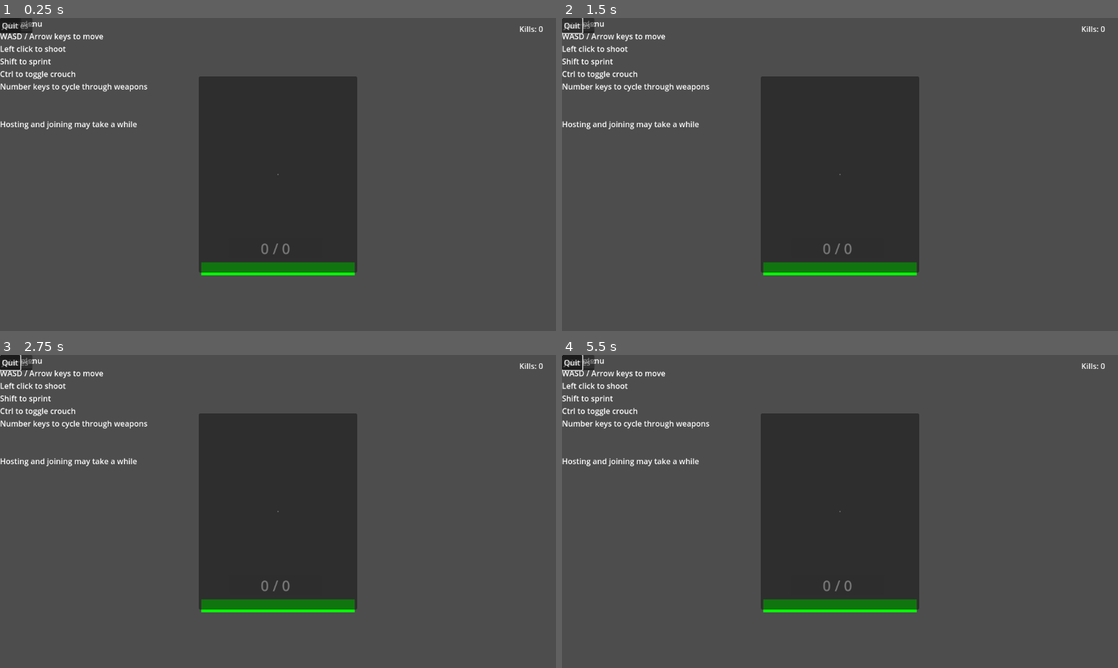
Above: before the commit, frames 1-4 (two rows, left to right).
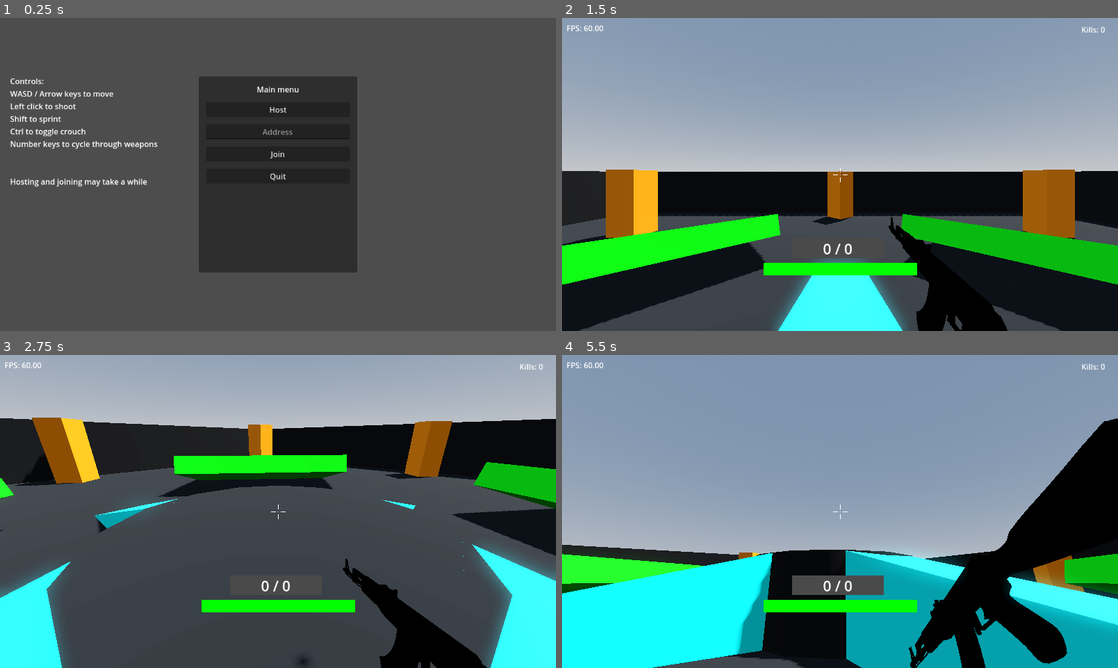
Above: after the commit, the same moments.

Repository: sergei-srednyak/Simple-Multiplayer-FPS-in-Godot
Game: Godot game, scene res://main/main.tscn
Two runs of this game, one before a commit and one after it. Both use one fixed random seed, a clock stepped at 60 frames per second and the inputs below.
Inputs (mouse positions are in pixels of both pictures, inside the frame that each line leads up to):
- Up to frame 1 (0.25 s): no input
- Up to frame 2 (1.5 s): tap Enter (ui_accept) at 0.5, 0.77 s; move the mouse to (962, 158) at 0.52 s; hold D (right) 0.53-1.25 s; hold Ctrl (crouch) 0.53-1.25 s; click "Host" at 1.25 s
- Up to frame 3 (2.75 s): move the mouse to (166, 527) at 2.02 s; hold S (back) from 2.03 s (still down); tap W (foward) at 2.1 s
- Up to frame 4 (5.5 s): move the mouse to (895, 442) at 2.77 s; release S (back) at 2.78 s; press the mouse at (895, 442) at 2.78 s; hold D (right) 2.78-4.28 s; move the mouse to (812, 574) at 3.52 s; release the mouse at (812, 574) at 3.53 s; tap Shift (sprint) at 3.6 s; move the mouse to (1006, 558) at 4.27 s; hold 1 (weapon1) 4.28-5.03 s; hold A (left) from 4.28 s (still down); move the mouse to (673, 464) at 5.02 s; tap 2 (weapon2) at 5.1 s

The runs differ from the first frame. In frame 1, 3.9% of the frame differs, in the area x 0-98%, y 0-83%; in frame 2, 92%; in frame 3, 63%; in frame 4, 99%, in the area x 0-100%, y 0-100%.
Error before the commit: Invalid access to property or key 'pressed' on a base object of type 'null instance'. (res://main/main.gd:18)
Error after the commit: Invalid assignment of property or key 'player_id' with value of type 'int' on a base object of type 'null instance'. (res://player/player.gd:74)

Commit message:
Update enviorment.tscn

Diff:
--- a/main/enviorment.tscn
+++ b/main/enviorment.tscn
@@ -1,17 +1,15 @@
-[gd_scene load_steps=10 format=3 uid="uid://cej4n3nkje606"]
-
-[ext_resource type="Texture2D" uid="uid://dlq78i3lh0541" path="res://assets/images/kenney_prototype-textures/PNG/Green/texture_01.png" id="3_7fudk"]
+[gd_scene load_steps=7 format=3 uid="uid://cej4n3nkje606"]
 
 [sub_resource type="StandardMaterial3D" id="StandardMaterial3D_2mf27"]
 albedo_color = Color(0.0784314, 0.0784314, 0.0784314, 1)
 uv1_triplanar = true
 uv1_world_triplanar = true
 
+[sub_resource type="StandardMaterial3D" id="StandardMaterial3D_ggykw"]
+albedo_color = Color(1, 0.568627, 0, 1)
+
 [sub_resource type="StandardMaterial3D" id="StandardMaterial3D_xhrxm"]
 albedo_color = Color(0.0784314, 0.0784314, 0.0784314, 1)
-
-[sub_resource type="StandardMaterial3D" id="StandardMaterial3D_ggykw"]
-albedo_color = Color(1, 0.568627, 0, 1)
 
 [sub_resource type="PrismMesh" id="PrismMesh_ovycv"]
 size = Vector3(15, 2, 2)
@@ -19,18 +17,8 @@
 [sub_resource type="StandardMaterial3D" id="StandardMaterial3D_0gk1k"]
 albedo_color = Color(0, 1, 1, 1)
 
-[sub_resource type="StandardMaterial3D" id="StandardMaterial3D_cfn0e"]
-albedo_texture = ExtResource("3_7fudk")
-
-[sub_resource type="StandardMaterial3D" id="StandardMaterial3D_iqeu7"]
-albedo_color = Color(0.298039, 1, 0, 1)
-uv1_triplanar = true
-uv1_world_triplanar = true
-
-[sub_resource type="StandardMaterial3D" id="StandardMaterial3D_ue137"]
-albedo_color = Color(0.298039, 1, 0, 1)
-uv1_triplanar = true
-uv1_world_triplanar = true
+[sub_resource type="StandardMaterial3D" id="StandardMaterial3D_hw8mv"]
+albedo_color = Color(0, 1, 0.0156863, 1)
 
 [node name="enviorment" type="Node3D"]
 
@@ -47,12 +35,6 @@
 operation = 2
 size = Vector3(50, 5, 50)
 material = SubResource("StandardMaterial3D_2mf27")
-
-[node name="CSGCylinder3D" type="CSGCylinder3D" parent="map"]
-transform = Transform3D(1, 0, 0, 0, 1, 0, 0, 0, 1, 0, -1.22524, 0)
-radius = 2.5
-sides = 12
-material = SubResource("StandardMaterial3D_xhrxm")
 
 [node name="CSGBox3D" type="CSGBox3D" parent="map"]
 transform = Transform3D(0.636396, 0, -0.636396, 0, 1, 0, 0.636396, 0, 0.636396, -20.3647, 0, 0)
@@ -74,34 +56,68 @@
 size = Vector3(2, 5, 2)
 material = SubResource("StandardMaterial3D_ggykw")
 
+[node name="CSGBox3D5" type="CSGBox3D" parent="map"]
+transform = Transform3D(0, 0, -0.9, 0, 1, 0, 0.9, 0, 0, -14.4, 0, -14.4)
+size = Vector3(2, 5, 2)
+material = SubResource("StandardMaterial3D_ggykw")
+
+[node name="CSGBox3D6" type="CSGBox3D" parent="map"]
+transform = Transform3D(0, 0, -0.9, 0, 1, 0, 0.9, 0, 0, 14.4, 0, -14.4)
+size = Vector3(2, 5, 2)
+material = SubResource("StandardMaterial3D_ggykw")
+
+[node name="CSGBox3D7" type="CSGBox3D" parent="map"]
+transform = Transform3D(0, 0, -0.9, 0, 1, 0, 0.9, 0, 0, 14.4, 0, 14.4)
+size = Vector3(2, 5, 2)
+material = SubResource("StandardMaterial3D_ggykw")
+
+[node name="CSGBox3D8" type="CSGBox3D" parent="map"]
+transform = Transform3D(0, 0, -0.9, 0, 1, 0, 0.9, 0, 0, -14.4, 0, 14.4)
+size = Vector3(2, 5, 2)
+material = SubResource("StandardMaterial3D_ggykw")
+
+[node name="CSGCylinder3D" type="CSGCylinder3D" parent="map"]
+transform = Transform3D(1, 0, 0, 0, 1, 0, 0, 0, 1, 0, -0.980176, 0)
+radius = 2.5
+sides = 14
+material = SubResource("StandardMaterial3D_xhrxm")
+
 [node name="CSGMesh3D" type="CSGMesh3D" parent="map"]
-transform = Transform3D(0.707107, 0, -0.707107, 0, 1, 0, 0.707107, 0, 0.707107, 1.55563, -1.48009, 1.55563)
+transform = Transform3D(1, 0, 0, 0, 1, 0, 0, 0, 1, 2.19999, -0.98009, 0)
 mesh = SubResource("PrismMesh_ovycv")
 material = SubResource("StandardMaterial3D_0gk1k")
 
 [node name="CSGMesh3D2" type="CSGMesh3D" parent="map"]
-transform = Transform3D(0.707107, 0, -0.707107, 0, 1, 0, 0.707107, 0, 0.707107, -1.55563, -1.48009, -1.55563)
+transform = Transform3D(1, 0, 0, 0, 1, 0, 0, 0, 1, -2.19999, -0.98009, 0)
 mesh = SubResource("PrismMesh_ovycv")
 material = SubResource("StandardMaterial3D_0gk1k")
 
 [node name="CSGMesh3D3" type="CSGMesh3D" parent="map"]
-transform = Transform3D(-0.707107, 0, -0.707107, 0, 1, 0, 0.707107, 0, -0.707107, -1.55564, -1.48009, 1.55563)
+transform = Transform3D(0, 0, -1, 0, 1, 0, 1, 0, 0, -7.15256e-06, -0.98009, 2.2)
 mesh = SubResource("PrismMesh_ovycv")
 material = SubResource("StandardMaterial3D_0gk1k")
 
 [node name="CSGMesh3D4" type="CSGMesh3D" parent="map"]
-transform = Transform3D(-0.707107, 0, -0.707107, 0, 1, 0, 0.707107, 0, -0.707107, 1.55564, -1.48009, -1.55563)
+transform = Transform3D(0, 0, -1, 0, 1, 0, 1, 0, 0, 7.15256e-06, -0.98009, -2.2)
 mesh = SubResource("PrismMesh_ovycv")
 material = SubResource("StandardMaterial3D_0gk1k")
 
-[node name="CSGBox3D5" type="CSGBox3D" parent="map"]
-transform = Transform3D(1, 0, 0, 0, 1, 0, 0, 0, 1, 0, -1.8, 0)
-material_override = SubResource("StandardMaterial3D_cfn0e")
-size = Vector3(25, 2, 25)
-material = SubResource("StandardMaterial3D_iqeu7")
+[node name="CSGBox3D9" type="CSGBox3D" parent="map"]
+transform = Transform3D(0.707107, -0.183013, 0.683013, 0, 0.965926, 0.258819, -0.707107, -0.183013, 0.683013, -9.8995, -1.5, -9.8995)
+size = Vector3(10, 1, 10)
+material = SubResource("StandardMaterial3D_hw8mv")
 
-[node name="CSGBox3D6" type="CSGBox3D" parent="map/CSGBox3D5"]
-transform = Transform3D(0.9, 0, 0, 0, 0.9, 0, 0, 0, 0.9, 0, 0, 0)
-operation = 2
-size = Vector3(25, 10, 25)
-material = SubResource("StandardMaterial3D_ue137")
+[node name="CSGBox3D10" type="CSGBox3D" parent="map"]
+transform = Transform3D(0.707107, 0.183013, 0.683013, 0, 0.965926, -0.258819, -0.707107, 0.183013, 0.683013, 9.8995, -1.5, 9.8995)
+size = Vector3(10, 1, 10)
+material = SubResource("StandardMaterial3D_hw8mv")
+
+[node name="CSGBox3D11" type="CSGBox3D" parent="map"]
+transform = Transform3D(0.707107, 0.183013, -0.683013, -8.88178e-16, 0.965926, 0.258819, 0.707107, -0.183013, 0.683013, 9.8995, -1.5, -9.8995)
+size = Vector3(10, 1, 10)
+material = SubResource("StandardMaterial3D_hw8mv")
+
+[node name="CSGBox3D12" type="CSGBox3D" parent="map"]
+transform = Transform3D(0.707107, -0.183013, -0.683013, 8.88178e-16, 0.965926, -0.258819, 0.707107, 0.183013, 0.683013, -9.8995, -1.5, 9.89949)
+size = Vector3(10, 1, 10)
+material = SubResource("StandardMaterial3D_hw8mv")
